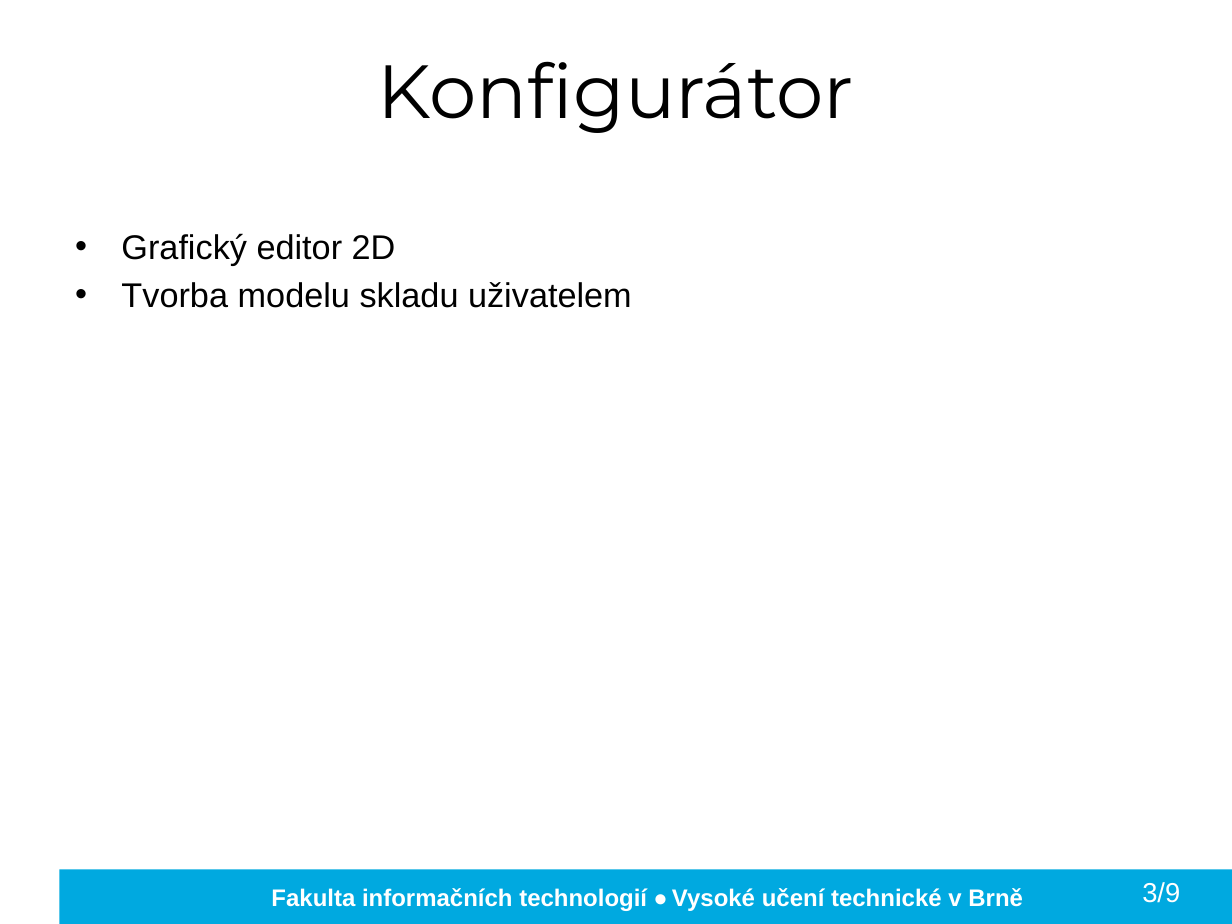
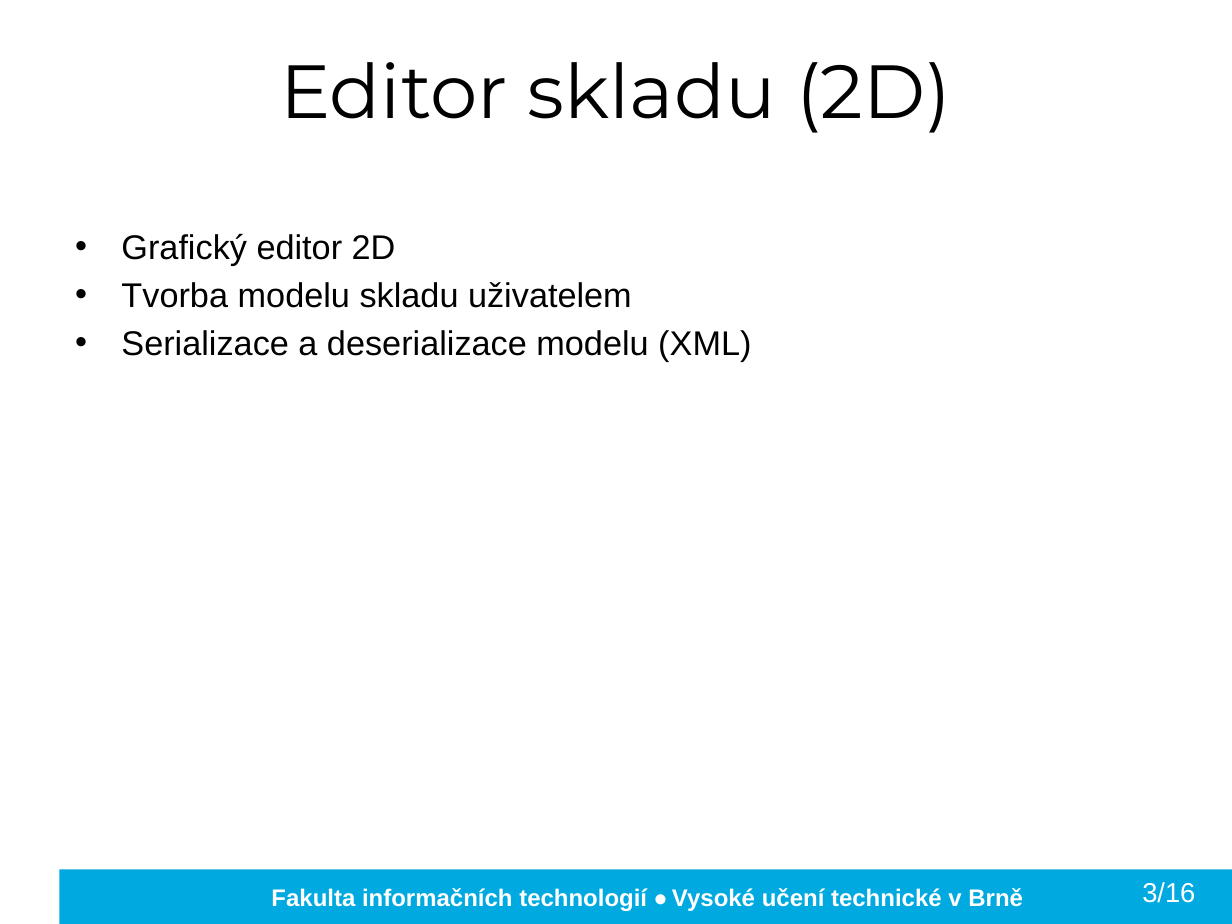
Before and after one commit to kocica/warehouse-manager, a slide deck: slide 4 of doc/xkocic01.pptx. Drawn at 1232x924 pixels with LibreOffice and Linux fonts; fonts in the diff are those of the drawing; background and template pictures are left out. Boxes give left, top, right and bottom in pixels: in the first picture for what was removed or moved away, otherwise in the second. Text is boxed around its words. In the diff, an @@ line names an element or a change of style, - is before the commit and + after.

```diff
--- a/doc/xkocic01.pptx
+++ b/doc/xkocic01.pptx
@@ title at (280,62,952,133): text changed @@
-Konfigurátor
+Editor skladu (2D)
@@ text at (121,330,751,362): paragraph added @@
+• Serializace a deserializace modelu (XML)
@@ text at (1142,882,1195,903): text changed @@
-3/9
+3/16
```
Also in this commit, not shown: 10 other slides changed, 6 slides added, 3 slides removed, 1 other file.
